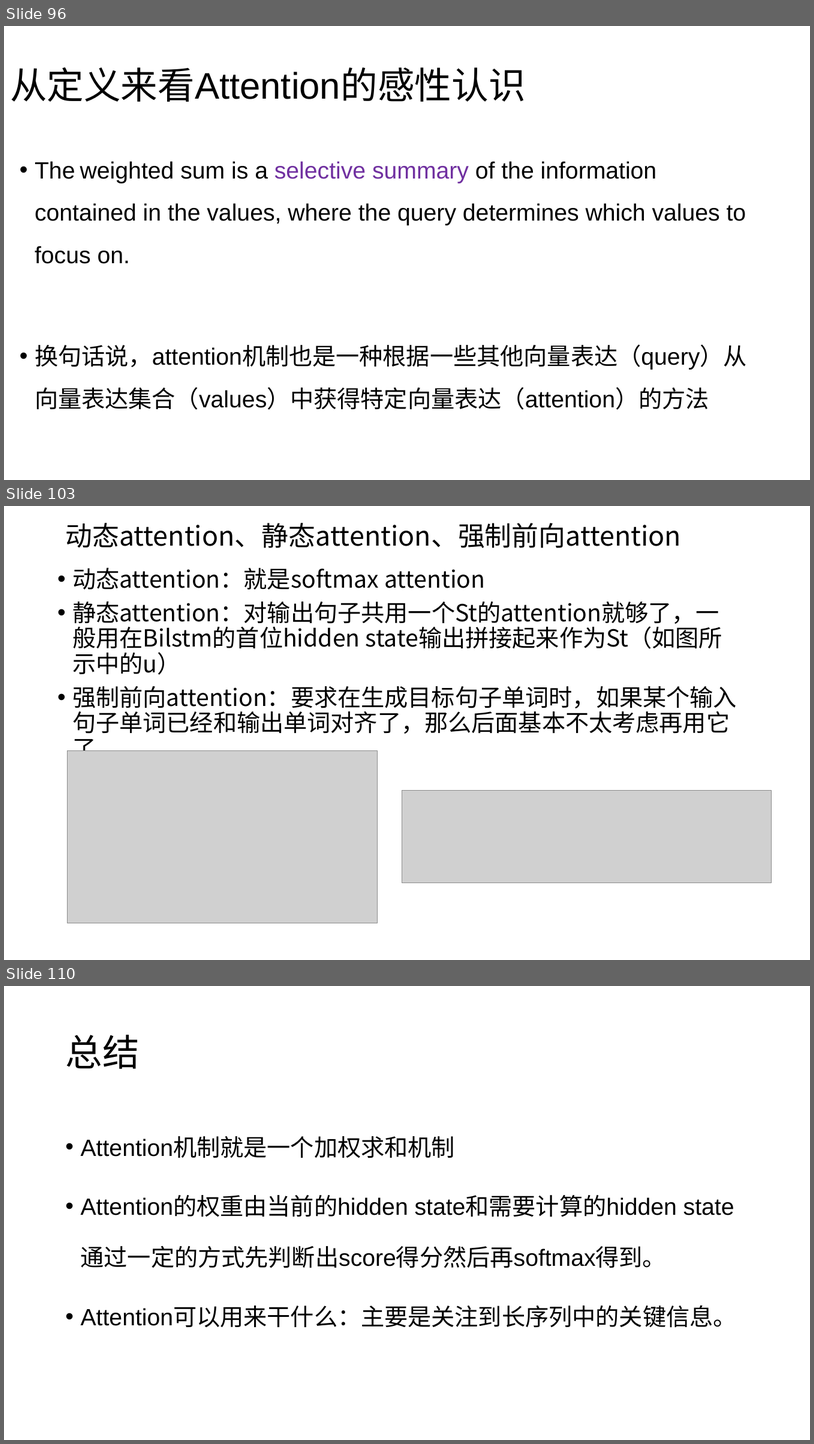
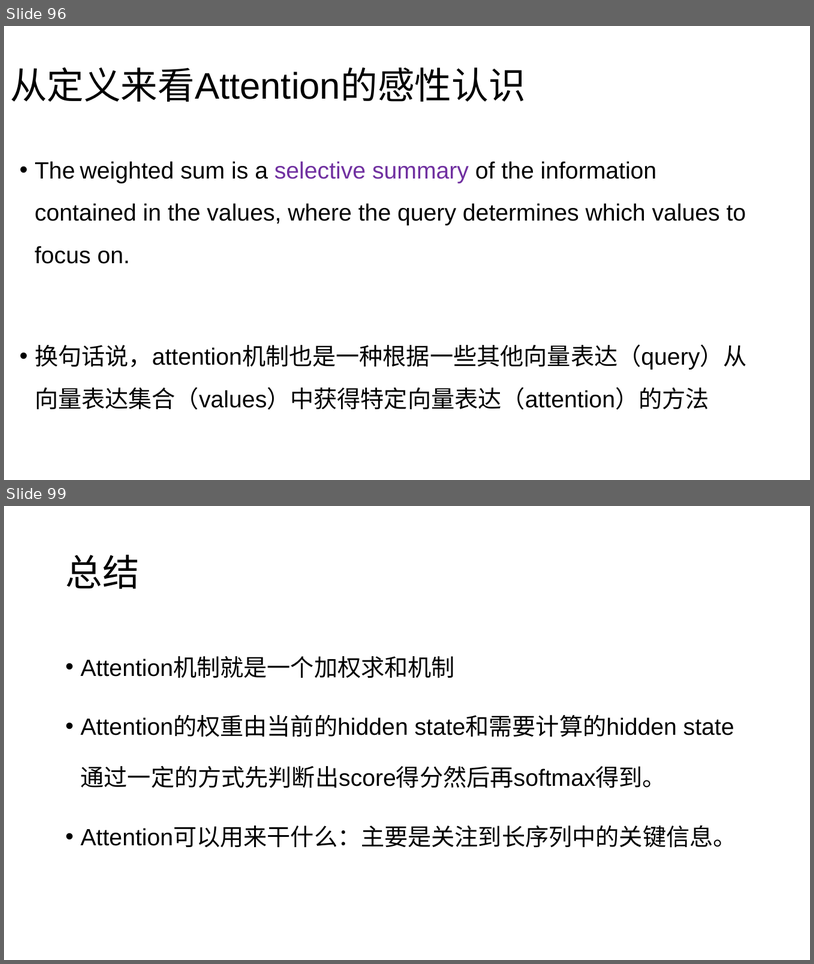
Before and after one commit to charlesXu86/Chatbot_CN, a slide deck: Chatbot_Doc/课程/NLP-4-语言模型.pptx. Shown one above the other, each under a label of ours: slides 96, 103 and 110 before the commit, slides 96 and 99 after it; the slides between them are not shown. The pictures are 814x1444 and 814x964 pixels, drawn with LibreOffice and Linux fonts; fonts in the diff are those of the drawing; grey boxes stand for pictures. Boxes give left, top, right and bottom in pixels: in the first picture for what was removed or moved away, otherwise in the second. Text is boxed around its words. In the diff, an @@ line names an element or a change of style, - is before the commit and + after.

```diff
--- a/Chatbot_Doc/课程/NLP-4-语言模型.pptx
+++ b/Chatbot_Doc/课程/NLP-4-语言模型.pptx
@@ slide 103 removed at [4, 506, 810, 960], background #FFFFFF @@
@@ title removed at [65, 523, 681, 548] @@
-动态attention、静态attention、强制前向attention
@@ text removed at [72, 568, 737, 751] @@
-• 动态attention：就是softmax attention
-• 静态attention：对输出句子共用一个St的attention就够了，一般用在Bilstm的首位hidden state输出拼接起来作为St（如图所示中的u）
-• 强制前向attention：要求在生成目标句子单词时，如果某个输入句子单词已经和输出单词对齐了，那么后面基本不太考虑再用它了
@@ picture removed at [68, 750, 378, 923] @@
@@ picture removed at [402, 790, 771, 883] @@
@@ what was slide 110 is now slide 99 @@
```
Also in this commit, not shown: 2 slides changed, 10 other slides removed.
